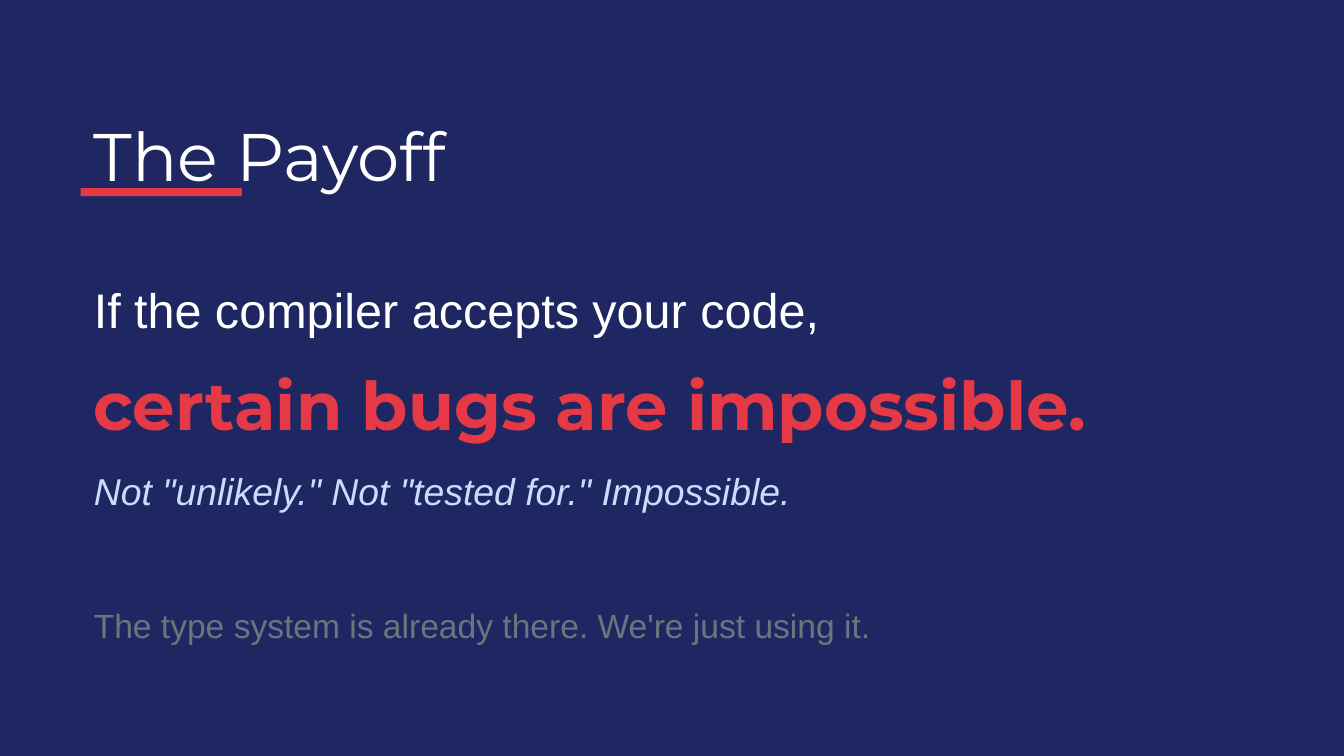
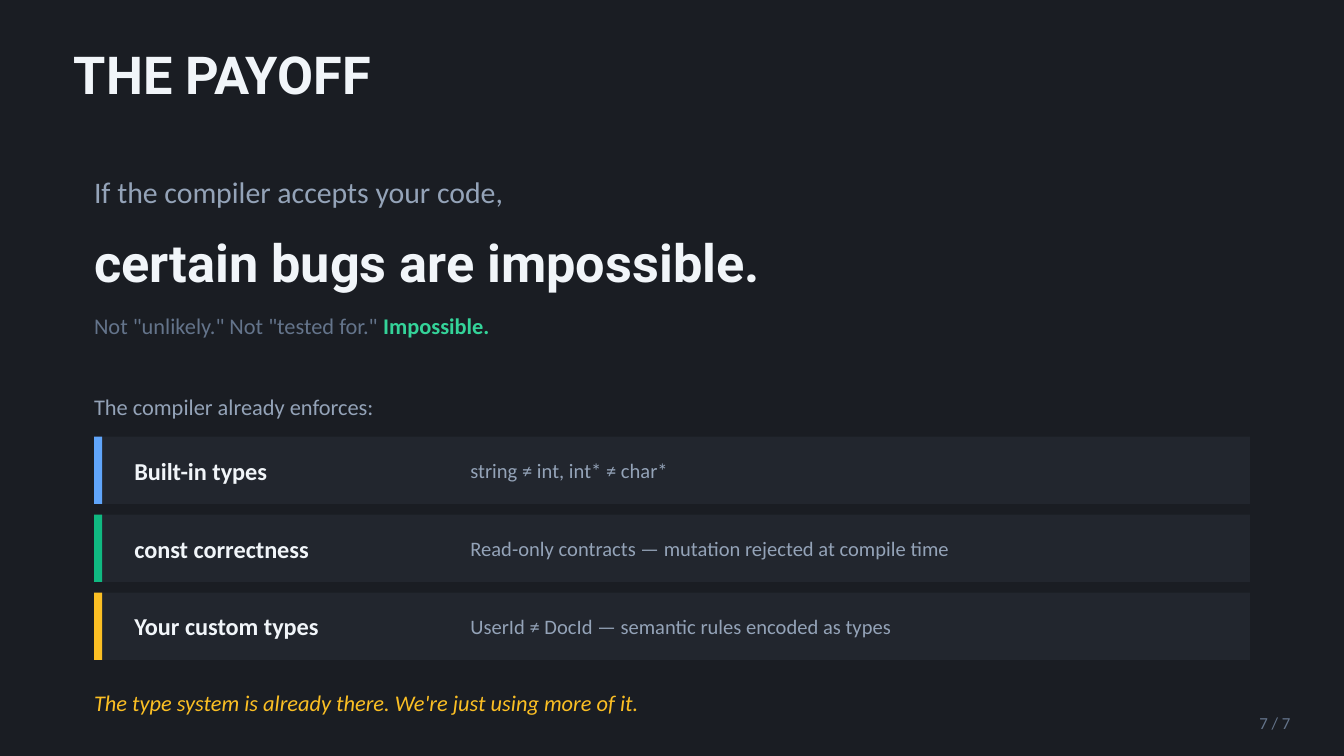
Before and after one commit to schroedermatthew/FatP, a slide deck: slide 7 of Teaching/Compile Time Errrors/sessions/type_system_intro.pptx (slide 6 before the commit). Drawn at 1344x756 pixels with LibreOffice and Linux fonts; fonts in the diff are those of the drawing. Boxes give left, top, right and bottom in pixels: in the first picture for what was removed or moved away, otherwise in the second. Text is boxed around its words. In the diff, an @@ line names an element or a change of style, - is before the commit and + after.

```diff
--- a/Teaching/Compile Time Errrors/sessions/type_system_intro.pptx
+++ b/Teaching/Compile Time Errrors/sessions/type_system_intro.pptx
@@ background #1E2761 to #1A1D23 @@
@@ text at (74,56,370,95): text changed; size 36 to 28 pt; font Montserrat to Roboto; text colour #FFFFFF to #F1F5F9; bold on @@
-The Payoff
+THE PAYOFF
@@ text "If the compiler accepts your ...": place and size @@
-text "If the compiler accepts your ..." at (94,293,819,338)
+text "If the compiler accepts your ..." at (94,182,503,208)
@@ text "If the compiler accepts your ..." at (94,182,503,208): size 26 to 16 pt, font Arial to Calibri, text colour #FFFFFF to #94A3B8 @@
@@ rectangle removed at (81,188,242,196) @@
@@ text "certain bugs are impossible.": place and size @@
-text "certain bugs are impossible." at (94,377,1086,444)
+text "certain bugs are impossible." at (94,242,760,293)
@@ text "certain bugs are impossible." at (94,242,760,293): size 36 to 28 pt, font Montserrat to Roboto, text colour #E63946 to #F1F5F9 @@
@@ text "Not "unlikely." Not "tested for." ...": place and size @@
-text "Not "unlikely." Not "tested for." ..." at (94,478,791,513)
+text "Not "unlikely." Not "tested for." ..." at (94,318,489,338)
@@ text "Not "unlikely." Not "tested for." ..." at (94,318,489,338): size 20 to 12 pt, font Arial to Calibri, italic off; text colour #CADCFC to #64748B in "Not "unlikely." Not "tested for.""; text colour #CADCFC to #34D399, bold on in "Impossible." @@
@@ text added at (94,399,374,419), 12 pt, text #94A3B8 @@
+The compiler already enforces:
@@ rectangle added at (94,437,1250,504), fill #22262E @@
@@ rectangle added at (94,437,102,504), fill #60A5FA @@
@@ text added at (134,463,267,484), 13 pt, text #F1F5F9, bold @@
+Built-in types
@@ text added at (470,463,668,482), 11 pt, text #94A3B8 @@
+string ≠ int, int* ≠ char*
@@ rectangle added at (94,515,1250,582), fill #22262E @@
@@ rectangle added at (94,515,102,582), fill #10B981 @@
@@ text added at (134,542,309,558), 13 pt, text #F1F5F9, bold @@
+const correctness
@@ text added at (470,542,949,560), 11 pt, text #94A3B8 @@
+Read-only contracts — mutation rejected at compile time
@@ rectangle added at (94,593,1250,660), fill #22262E @@
@@ rectangle added at (94,593,102,660), fill #FBBF24 @@
@@ text added at (134,619,319,639), 13 pt, text #F1F5F9, bold @@
+Your custom types
@@ text added at (470,620,891,638), 11 pt, text #94A3B8 @@
+UserId ≠ DocId — semantic rules encoded as types
@@ text at (94,695,638,715): text changed; size 18 to 12 pt; font Arial to Calibri; text colour #6C757D to #FBBF24; italic on @@
-The type system is already there. We're just using it.
+The type system is already there. We're just using more of it.
@@ text added at (1259,718,1291,729), 9 pt, text #64748B @@
+7 / 7
```
Also in this commit, not shown: 5 other slides changed, 1 slide added, 5 other files.
